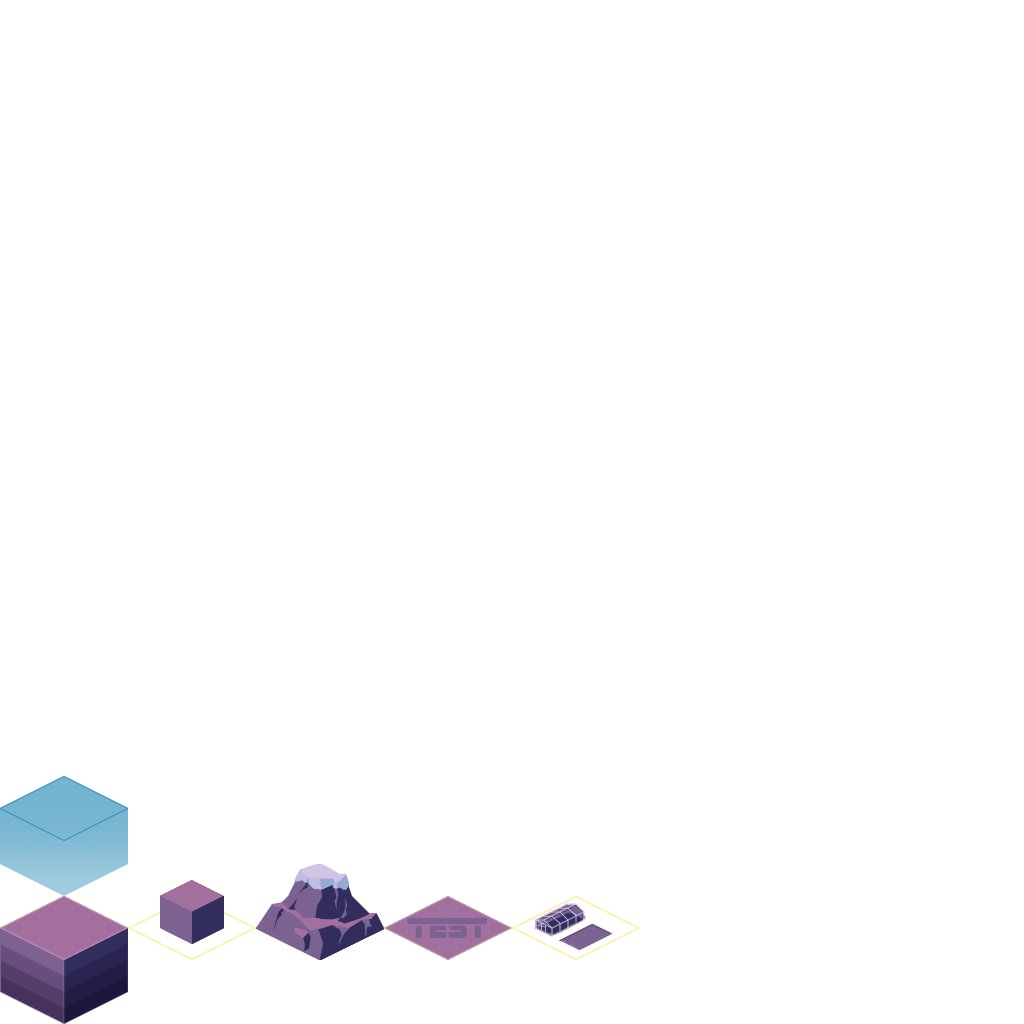
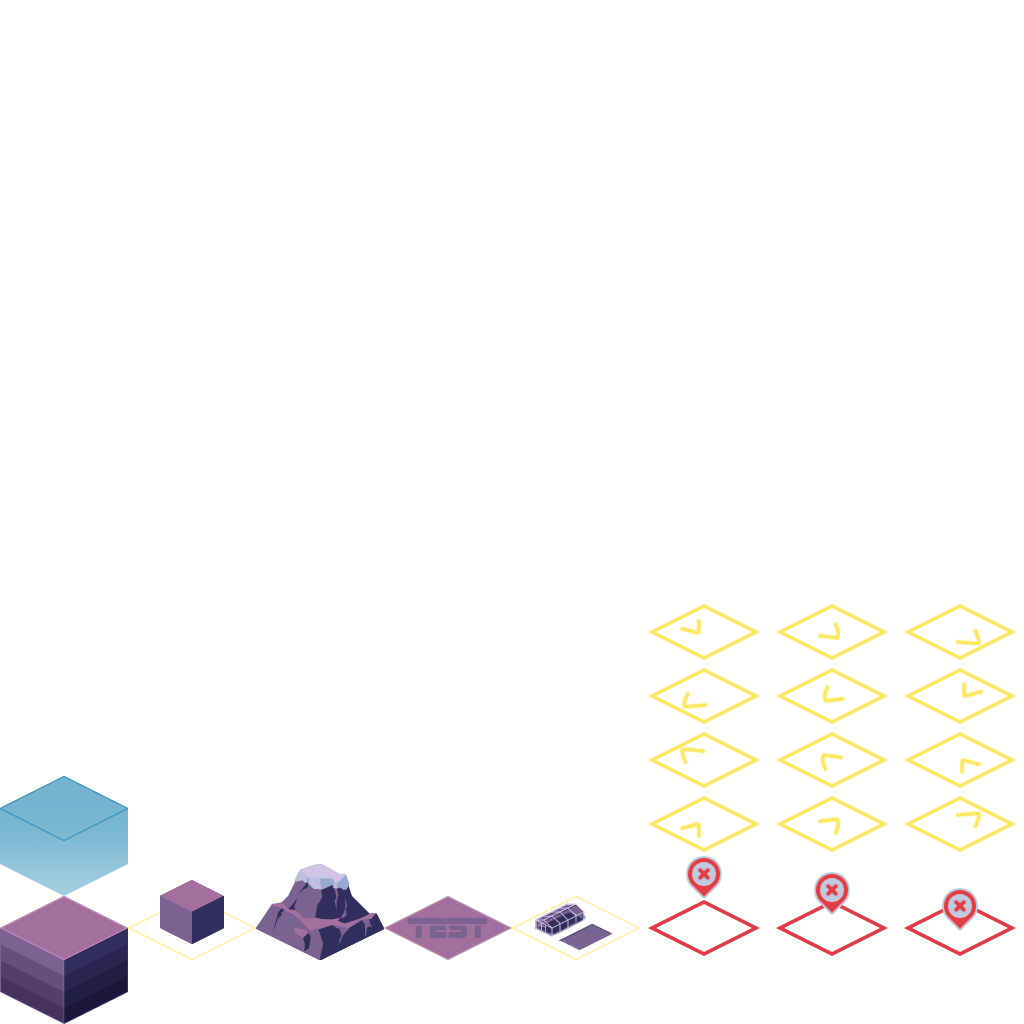
Layer changes from the first 1024 x 1024 image to the second:
added group "Arrows SE" with 4 layers above "Arrows SW" over (648, 604, 1016, 660)
added layer "Layer 19" (1st of 4, in "Arrows SE") in group "Arrows SE" over (679, 618, 982, 647)
added layer "Layer 18 copy 2" (1st of 4, in "Arrows SE") in group "Arrows SE" over (904, 604, 1016, 660)
added layer "Layer 18 copy" (1st of 4, in "Arrows SE") in group "Arrows SE" over (776, 604, 888, 660)
added layer "Layer 18" (1st of 4, in "Arrows SE") in group "Arrows SE" over (648, 604, 760, 660)
added group "Arrows SW" with 4 layers above "Arrows NW" over (648, 668, 1016, 724)
added layer "Layer 19" (2nd of 4, in "Arrows SW") in group "Arrows SW" over (681, 681, 984, 710)
added layer "Layer 18 copy 2" (2nd of 4, in "Arrows SW") in group "Arrows SW" over (904, 668, 1016, 724)
added layer "Layer 18 copy" (2nd of 4, in "Arrows SW") in group "Arrows SW" over (776, 668, 888, 724)
added layer "Layer 18" (2nd of 4, in "Arrows SW") in group "Arrows SW" over (648, 668, 760, 724)
added group "Arrows NW" with 4 layers above "Arrows NE" over (648, 732, 1016, 788)
added layer "Layer 19" (3rd of 4, in "Arrows NW") in group "Arrows NW" over (679, 746, 982, 775)
added layer "Layer 18 copy 2" (3rd of 4, in "Arrows NW") in group "Arrows NW" over (904, 732, 1016, 788)
added layer "Layer 18 copy" (3rd of 4, in "Arrows NW") in group "Arrows NW" over (776, 732, 888, 788)
added layer "Layer 18" (3rd of 4, in "Arrows NW") in group "Arrows NW" over (648, 732, 760, 788)
added group "Arrows NE" with 4 layers above "Soil surface copy" over (648, 796, 1016, 852)
added layer "Layer 19" (4th of 4, in "Arrows NE") in group "Arrows NE" over (679, 810, 982, 839)
added layer "Layer 18 copy 2" (4th of 4, in "Arrows NE") in group "Arrows NE" over (904, 796, 1016, 852)
added group "Soil surface copy" with 11 layers above "Soil surface" over (648, 858, 1016, 956)
…and 11 more changes (11 added)
